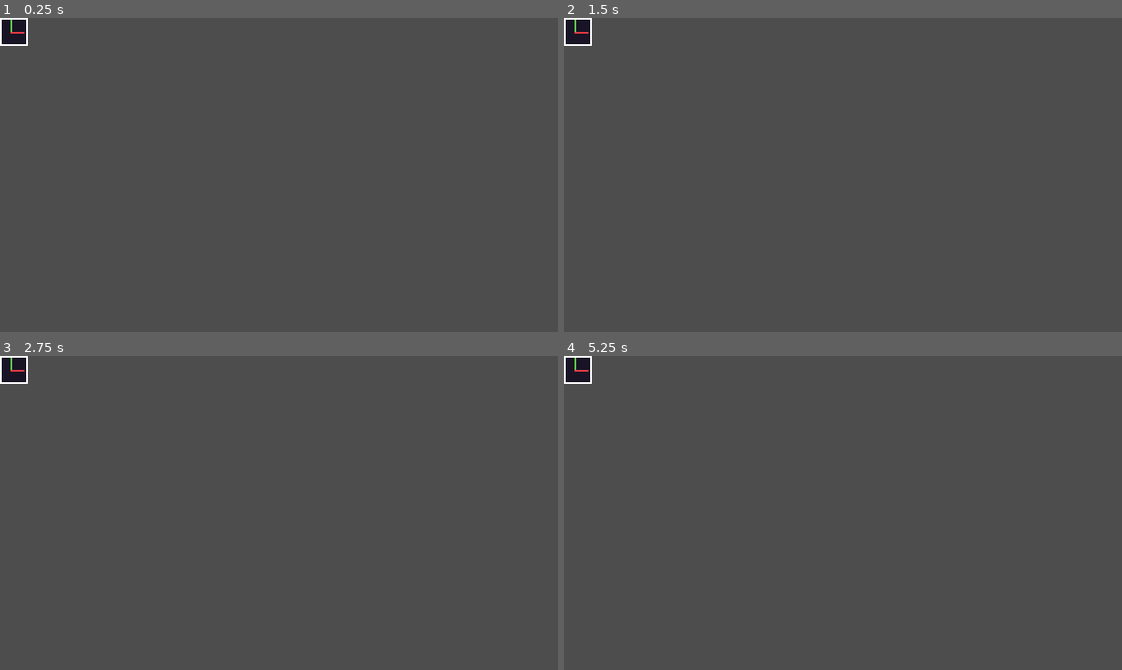
Above: before the commit, frames 1-4 (two rows, left to right).
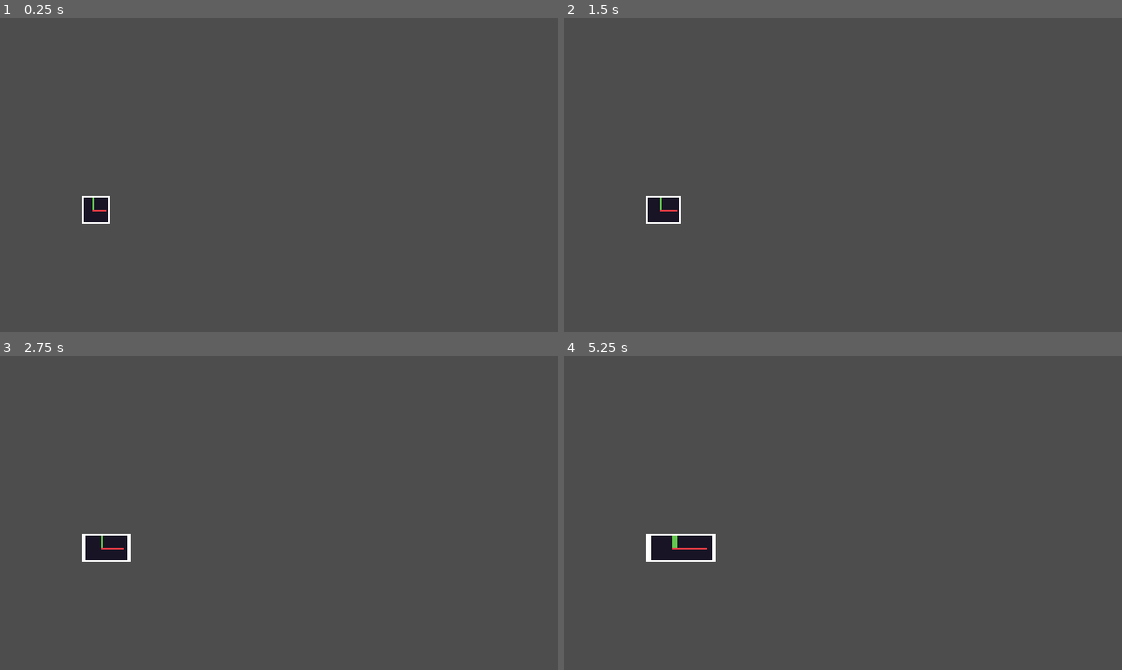
Above: after the commit, the same moments.

Repository: ARKANYOTA/globs
Game: Godot game, scene res://scenes/main.tscn
Two runs of this game, one before a commit and one after it. Both use one fixed random seed, a clock stepped at 60 frames per second and the inputs below.
Inputs:
- Up to frame 1 (0.25 s): no input
- Up to frame 2 (1.5 s): tap Enter (ui_accept) at 0.5, 0.77, 0.8, 1.07, 1.25, 1.35 s; hold Right (ui_right) from 0.53 s (still down); tap E (removeme, bound only after the commit) at 0.6 s
- Up to frame 3 (2.75 s): tap Enter (ui_accept) at 1.52, 1.82, 2, 2.3 s; tap E (removeme, bound only after the commit) at 1.55, 2.1 s; release Right (ui_right) at 2.03 s; hold Left (ui_left) from 2.03 s (still down)
- Up to frame 4 (5.25 s): tap Enter (ui_accept) at 2.75, 3.02, 3.32, 3.5, 3.6, 3.77, 4.07, 4.25, 4.52, 4.82 s; release Left (ui_left) at 2.78 s; hold Right (ui_right) 2.78-4.28 s; tap E (removeme, bound only after the commit) at 2.85, 4.35, 5.1 s; hold Left (ui_left) 4.28-5.03 s; hold Right (ui_right) from 5.03 s (still down)

The runs differ from the first frame. In frame 1, 0.9% of the frame differs, in the area x 0-20%, y 0-66%; in frame 2, 1.0%; in frame 3, 1.2%; in frame 4, 1.6%, in the area x 0-28%, y 0-66%.

Commit message:
ScalableBlock test

Diff:
--- a/project.godot
+++ b/project.godot
@@ -30,9 +30,15 @@
 , Object(InputEventJoypadButton,"resource_local_to_scene":false,"resource_name":"","device":-1,"button_index":6,"pressure":0.0,"pressed":false,"script":null)
 ]
 }
+removeme={
+"deadzone": 0.5,
+"events": [Object(InputEventKey,"resource_local_to_scene":false,"resource_name":"","device":-1,"window_id":0,"alt_pressed":false,"shift_pressed":false,"ctrl_pressed":false,"meta_pressed":false,"pressed":false,"keycode":0,"physical_keycode":69,"key_label":0,"unicode":101,"location":0,"echo":false,"script":null)
+]
+}
 
 [rendering]
 
 textures/canvas_textures/default_texture_filter=0
 renderer/rendering_method="gl_compatibility"
 renderer/rendering_method.mobile="gl_compatibility"
+2d/snap/snap_2d_transforms_to_pixel=true
--- a/scenes/main.tscn
+++ b/scenes/main.tscn
@@ -1,10 +1,16 @@
-[gd_scene load_steps=6 format=3 uid="uid://clib81weo65vk"]
+[gd_scene load_steps=9 format=3 uid="uid://clib81weo65vk"]
 
 [ext_resource type="Script" path="res://scripts/main.gd" id="1_ngeyx"]
 [ext_resource type="PackedScene" uid="uid://dlw263gusv16s" path="res://scenes/scalable_block.tscn" id="2_0ikgm"]
+[ext_resource type="Script" path="res://scripts/test_character_body_2d.gd" id="3_wicgh"]
 [ext_resource type="Script" path="res://scripts/menu_manager.gd" id="4_2uhw3"]
 [ext_resource type="PackedScene" uid="uid://bmdbgomhamteh" path="res://scenes/pause_menu.tscn" id="4_b3d0t"]
 [ext_resource type="PackedScene" uid="uid://bmd45hgh6y1pt" path="res://scenes/options_menu.tscn" id="6_2h5iu"]
+
+[sub_resource type="RectangleShape2D" id="RectangleShape2D_u0k54"]
+size = Vector2(343, 20)
+
+[sub_resource type="RectangleShape2D" id="RectangleShape2D_dfcbv"]
 
 [node name="Main" type="Node2D"]
 script = ExtResource("1_ngeyx")
@@ -12,6 +18,19 @@
 [node name="Game" type="Node2D" parent="."]
 
 [node name="ScalableBlock" parent="Game" instance=ExtResource("2_0ikgm")]
+position = Vector2(47, 102)
+
+[node name="StaticBody2D" type="StaticBody2D" parent="Game"]
+
+[node name="CollisionShape2D" type="CollisionShape2D" parent="Game/StaticBody2D"]
+position = Vector2(156, 180)
+shape = SubResource("RectangleShape2D_u0k54")
+
+[node name="CharacterBody2D" type="CharacterBody2D" parent="Game"]
+script = ExtResource("3_wicgh")
+
+[node name="CollisionShape2D" type="CollisionShape2D" parent="Game/CharacterBody2D"]
+shape = SubResource("RectangleShape2D_dfcbv")
 
 [node name="MenuManager" type="CanvasLayer" parent="."]
 process_mode = 3
--- a/scripts/main.gd
+++ b/scripts/main.gd
@@ -11,6 +11,12 @@
 	menu_manager.visible = true
 	menu_manager.exit_menu()
 
+func _process(delta):
+	if Input.is_action_just_pressed("removeme"):
+		var block = $Game/ScalableBlock
+		block.dimensions = Vector2(block.dimensions.x + 4, 16)
+		print(block.position)
+
 # Quitting
 func quit():
 	get_tree().quit()
--- a/scripts/scalable_block.gd
+++ b/scripts/scalable_block.gd
@@ -11,7 +11,7 @@
 			return
 		shape.size = value
 
-		var child_pos: Vector2 = position + Vector2(dimensions)/2
+		var child_pos: Vector2 = Vector2(dimensions)/2
 		collision_shape.position = child_pos
 		update_sprite_size(child_pos)
 
--- /dev/null
+++ b/scripts/test_character_body_2d.gd
@@ -0,0 +1,25 @@
+extends CharacterBody2D
+
+
+const SPEED = 300.0
+const JUMP_VELOCITY = -400.0
+
+
+func _physics_process(delta):
+	# Add the gravity.
+	if not is_on_floor():
+		velocity += get_gravity() * delta
+
+	# Handle jump.
+	if Input.is_action_just_pressed("ui_accept") and is_on_floor():
+		velocity.y = JUMP_VELOCITY
+
+	# Get the input direction and handle the movement/deceleration.
+	# As good practice, you should replace UI actions with custom gameplay actions.
+	var direction = Input.get_axis("ui_left", "ui_right")
+	if direction:
+		velocity.x = direction * SPEED
+	else:
+		velocity.x = move_toward(velocity.x, 0, SPEED)
+
+	move_and_slide()
